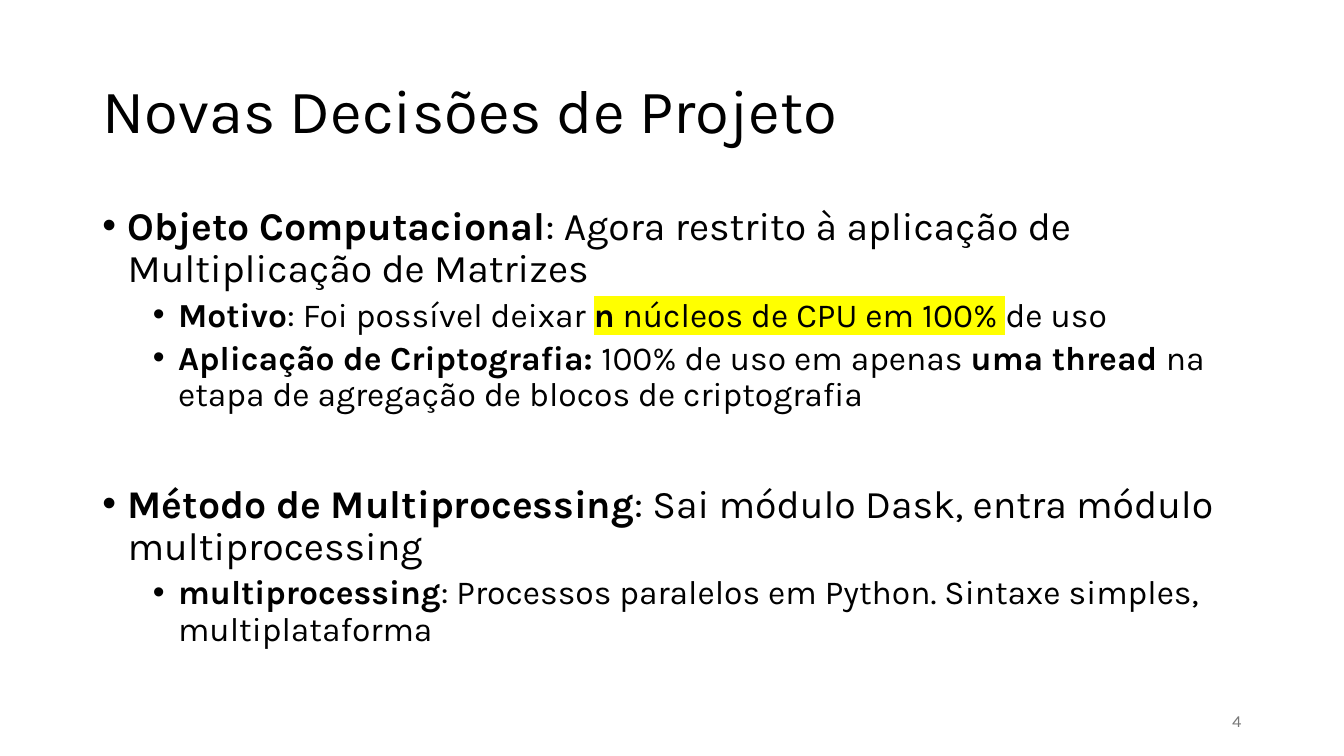
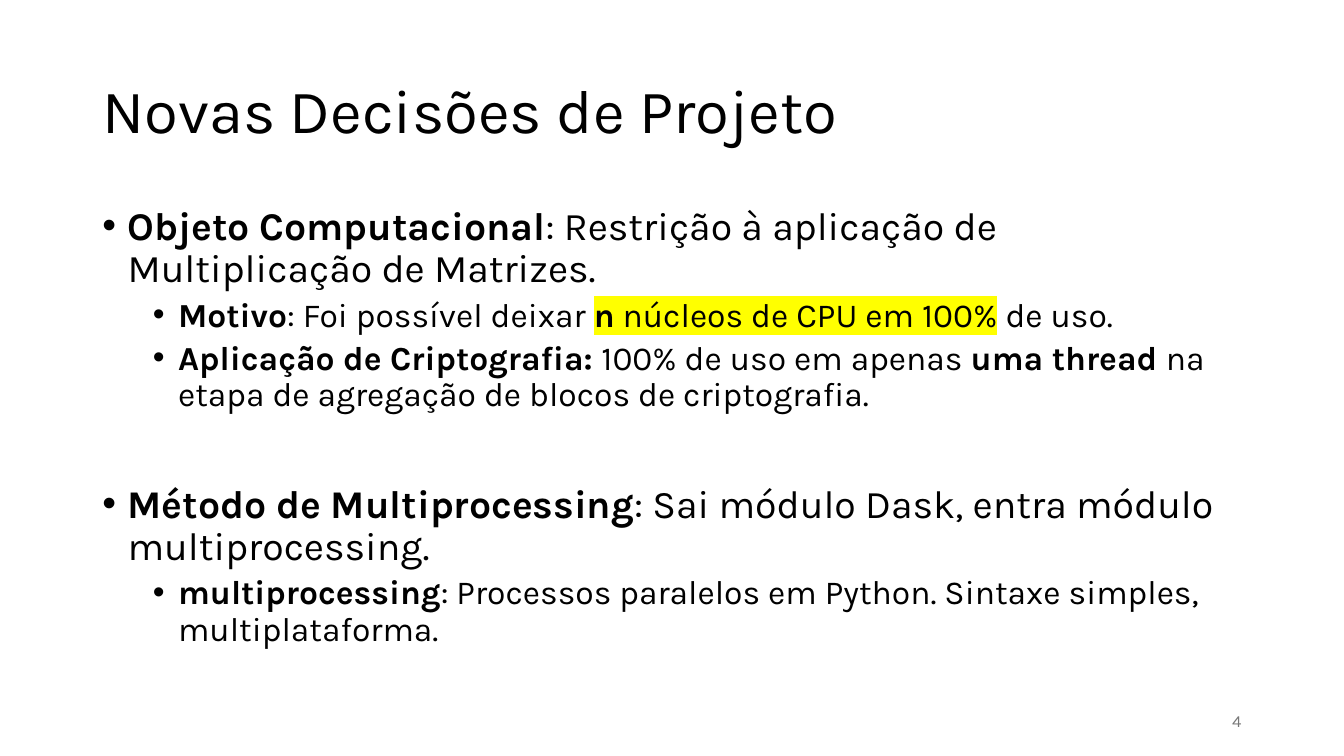
Before and after one commit to jlggross/TF-cmp223, a slide deck: slide 4 of 02-Parcial/02-Parcial-Apresentacao.pptx. Drawn at 1344x756 pixels with LibreOffice and Linux fonts; fonts in the diff are those of the drawing. Boxes give left, top, right and bottom in pixels: in the first picture for what was removed or moved away, otherwise in the second. Text is boxed around its words. In the diff, an @@ line names an element or a change of style, - is before the commit and + after.

```diff
--- a/02-Parcial/02-Parcial-Apresentacao.pptx
+++ b/02-Parcial/02-Parcial-Apresentacao.pptx
@@ text at (128,210,1213,649): text changed @@
-• Objeto Computacional: Agora restrito à aplicação de Multiplicação de Matrizes
-  • Motivo: Foi possível deixar n núcleos de CPU em 100% de uso
-  • Aplicação de Criptografia: 100% de uso em apenas uma thread na etapa de agregação de blocos de criptografia
-• Método de Multiprocessing: Sai módulo Dask, entra módulo multiprocessing
-  • multiprocessing: Processos paralelos em Python. Sintaxe simples, multiplataforma
+• Objeto Computacional: Restrição à aplicação de Multiplicação de Matrizes.
+  • Motivo: Foi possível deixar n núcleos de CPU em 100% de uso.
+  • Aplicação de Criptografia: 100% de uso em apenas uma thread na etapa de agregação de blocos de criptografia.
+• Método de Multiprocessing: Sai módulo Dask, entra módulo multiprocessing.
+  • multiprocessing: Processos paralelos em Python. Sintaxe simples, multiplataforma.
```
Also in this commit, not shown: 11 other slides changed, 6 slides added, 6 slides removed, 1 other file.
